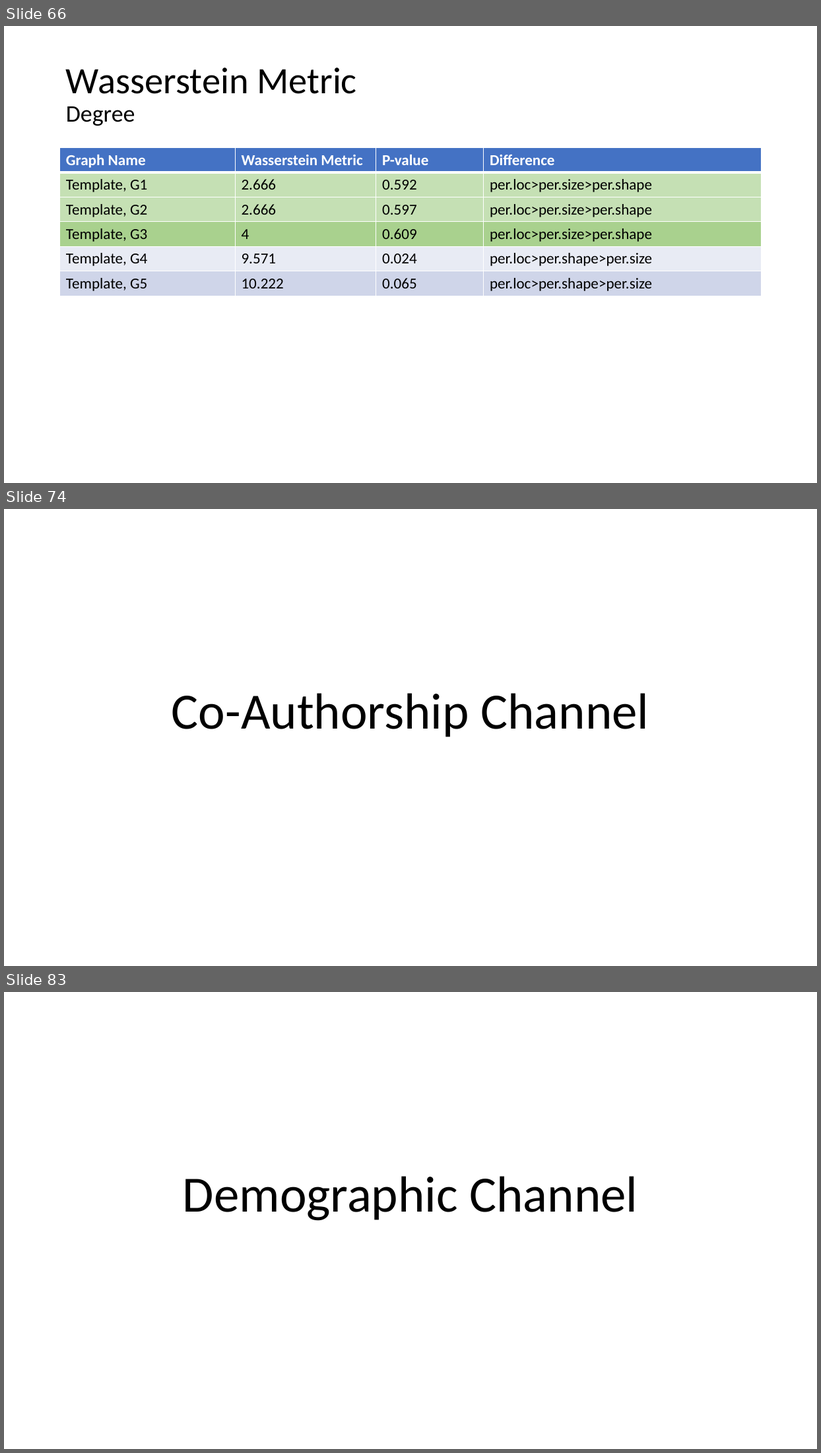
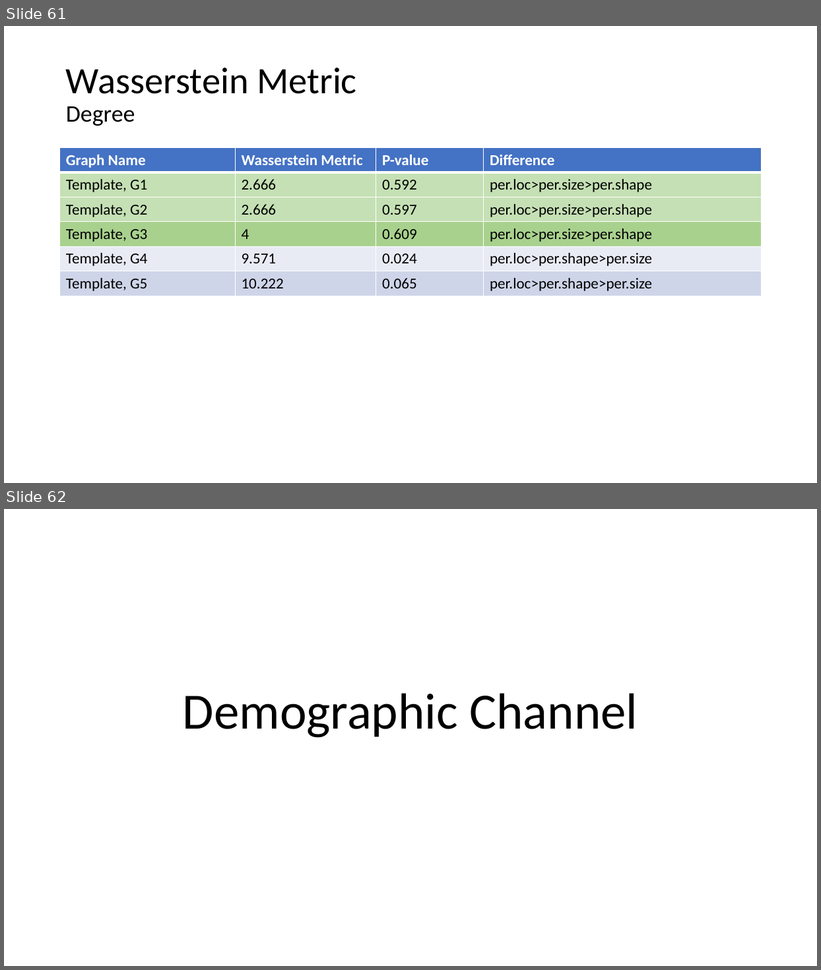
Before and after one commit to AtrayeeNeog/Visualization_2019-20, a slide deck: Documentation/Presentation/Project_Presentation_v3.pptx. Shown one above the other, each under a label of ours: slides 66, 74 and 83 before the commit, slides 61 and 62 after it; the slides between them are not shown. The pictures are 821x1453 and 821x970 pixels, drawn with LibreOffice and Linux fonts; fonts in the diff are those of the drawing. Boxes give left, top, right and bottom in pixels: in the first picture for what was removed or moved away, otherwise in the second. Text is boxed around its words. In the diff, an @@ line names an element or a change of style, - is before the commit and + after.

```diff
--- a/Documentation/Presentation/Project_Presentation_v3.pptx
+++ b/Documentation/Presentation/Project_Presentation_v3.pptx
@@ slide 74 removed at (4, 509, 817, 966), background #FFFFFF @@
@@ title removed at (172, 693, 649, 737) @@
-Co-Authorship Channel
@@ what was slide 66 is now slide 61 @@
@@ what was slide 83 is now slide 62 @@
```
Also in this commit, not shown: 7 slides added, 41 other slides removed, 2 other files.
